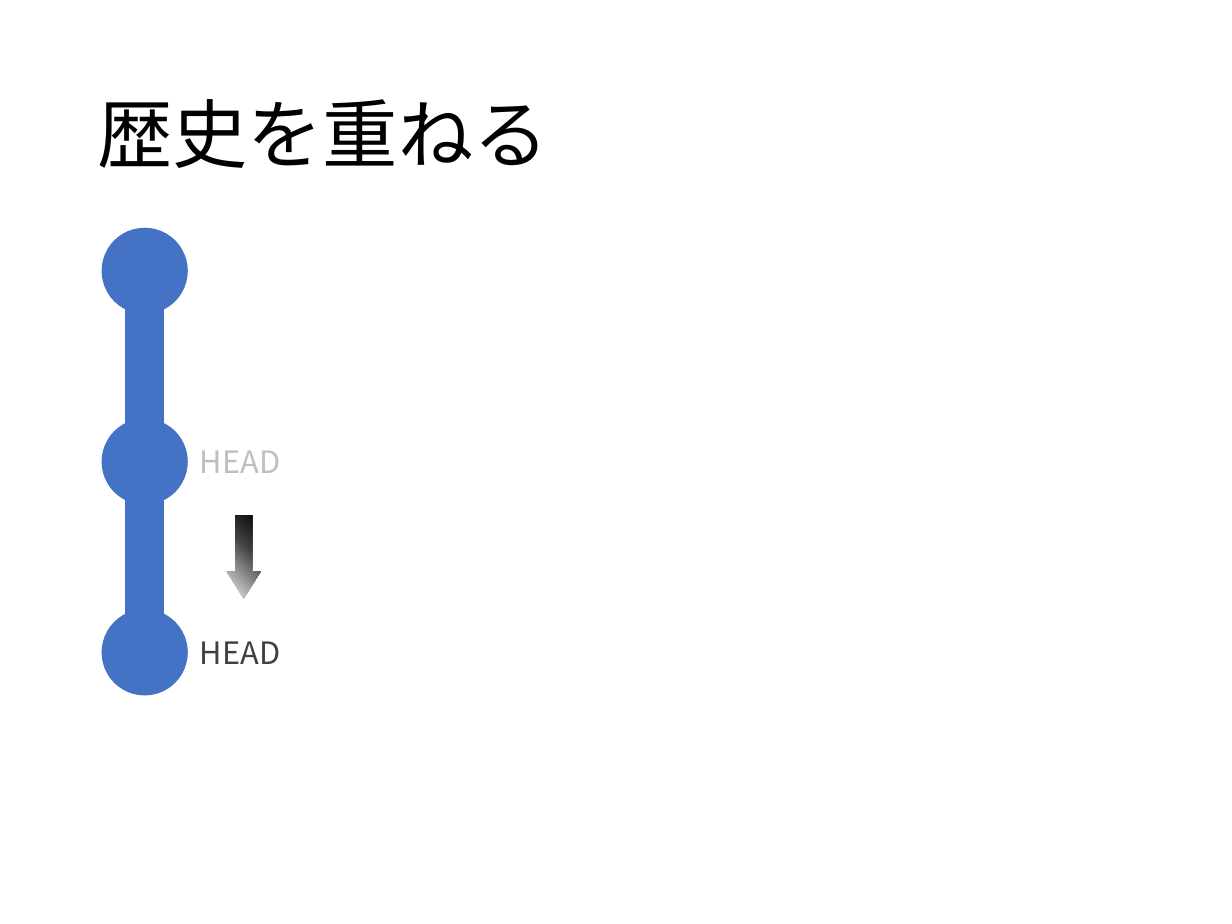
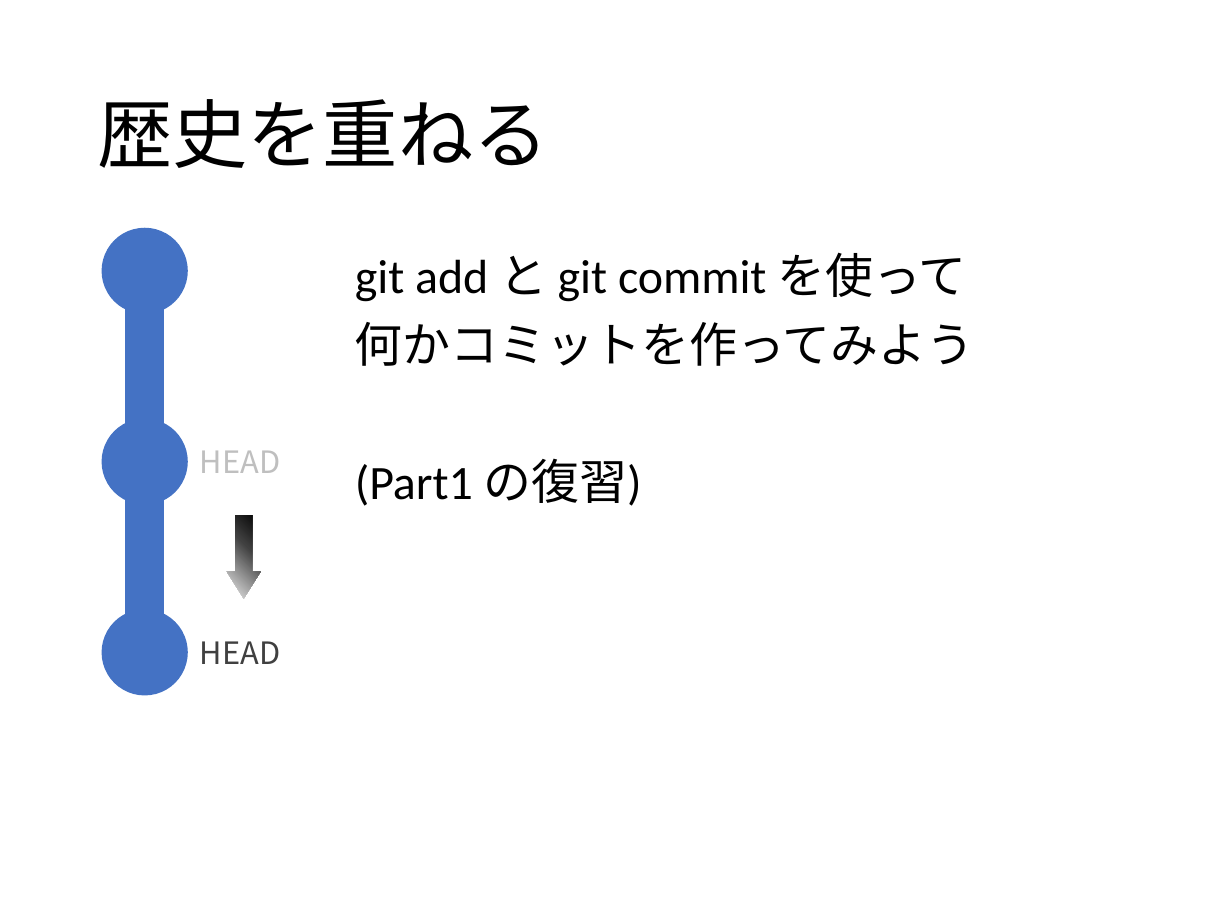
Before and after one commit to matsubara0507/learn-you-a-git-for-great-good, a slide deck: slide 5 of slide/part2.pptx. Drawn at 1232x924 pixels with LibreOffice and Linux fonts; fonts in the diff are those of the drawing; background and template pictures are left out. Boxes give left, top, right and bottom in pixels: in the first picture for what was removed or moved away, otherwise in the second. Text is boxed around its words. In the diff, an @@ line names an element or a change of style, - is before the commit and + after.

```diff
--- a/slide/part2.pptx
+++ b/slide/part2.pptx
@@ text added at (355,252,975,506), 28 pt, text #000000 @@
+git add と git commit を使って
+何かコミットを作ってみよう
+(Part1 の復習)
```
Also in this commit, not shown: 3 other slides changed, 3 slides added, 7 other files.
